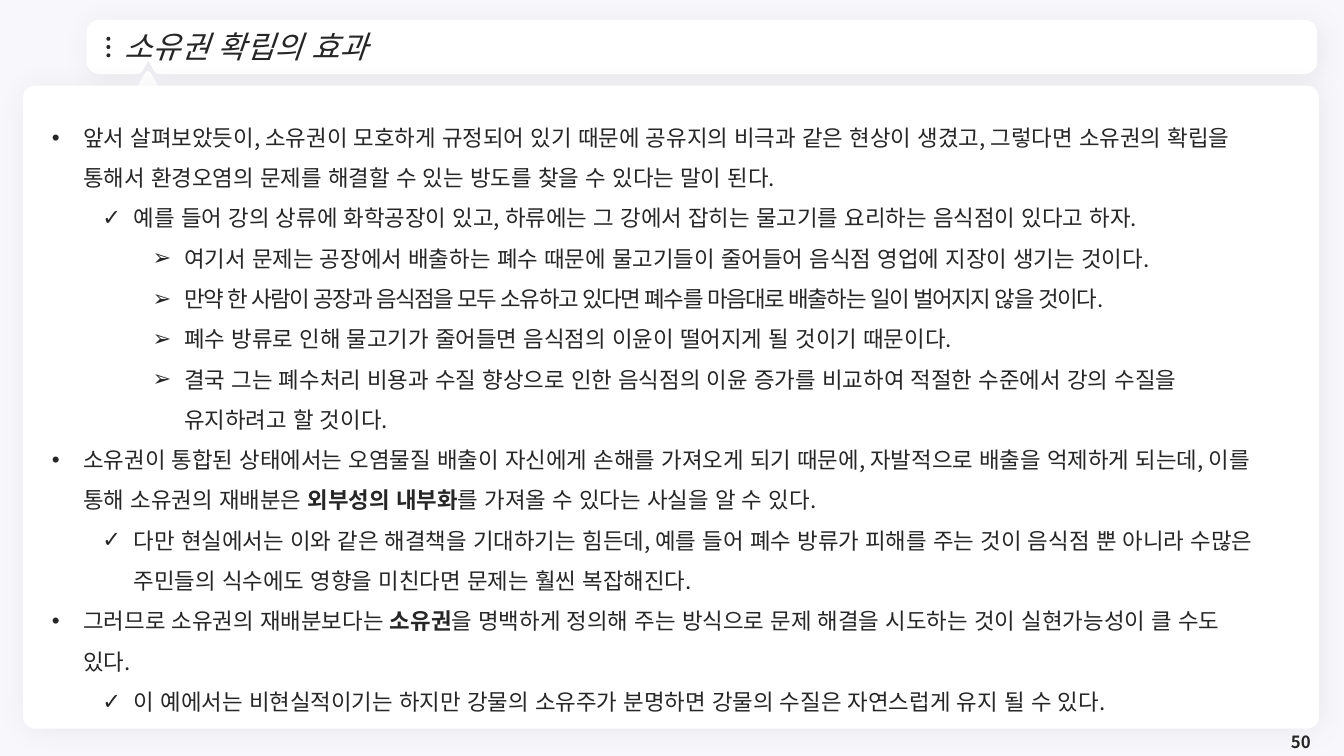
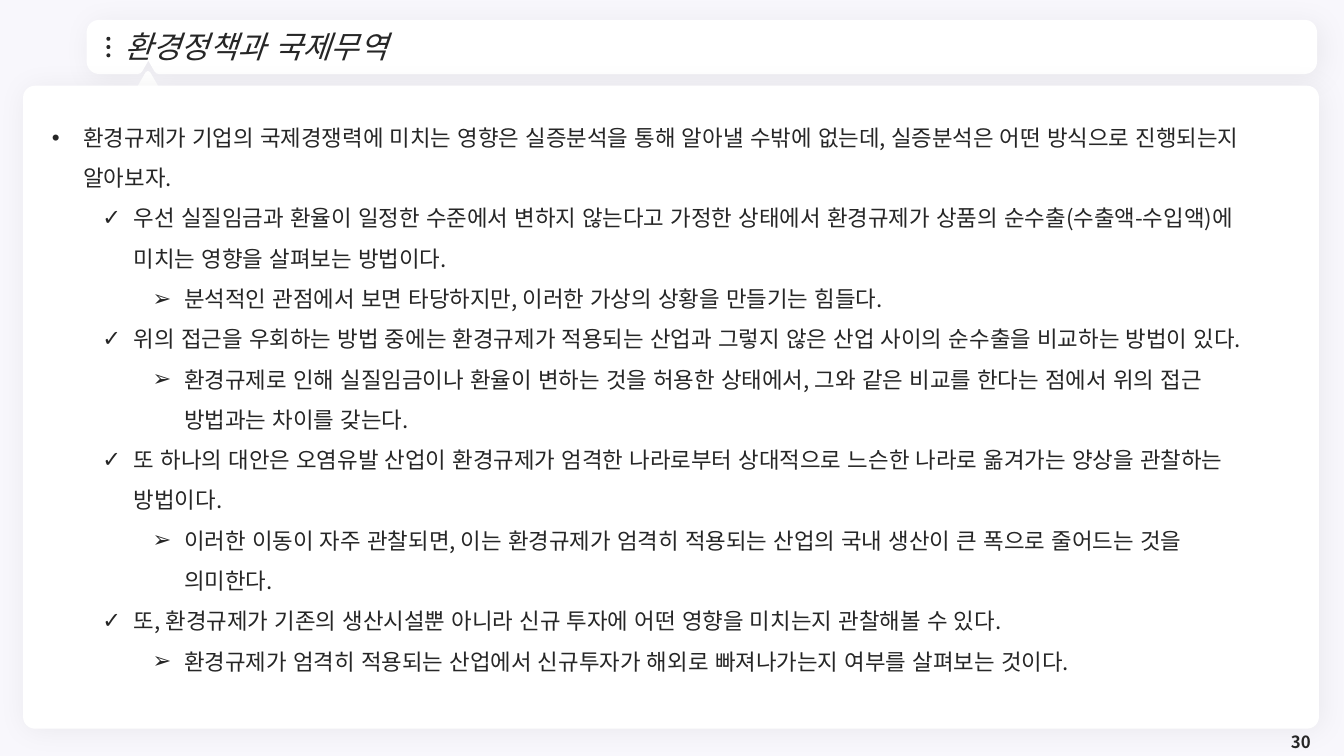
Before and after one commit to meandthey/Teaching, a slide deck: slide 30 of 재정학/01_Lectures/재정학_Chapter_7.pptx (slide 50 before the commit). Drawn at 1344x756 pixels with LibreOffice and Linux fonts; fonts in the diff are those of the drawing; background and template pictures are left out. Boxes give left, top, right and bottom in pixels: in the first picture for what was removed or moved away, otherwise in the second. Text is boxed around its words. In the diff, an @@ line names an element or a change of style, - is before the commit and + after.

```diff
--- a/재정학/01_Lectures/재정학_Chapter_7.pptx
+++ b/재정학/01_Lectures/재정학_Chapter_7.pptx
@@ title at <box>124,32,387,61</box>: text changed @@
-소유권 확립의 효과
+환경정책과 국제무역
@@ text at <box>83,127,1241,672</box>: text changed @@
-• 앞서 살펴보았듯이, 소유권이 모호하게 규정되어 있기 때문에 공유지의 비극과 같은 현상이 생겼고, 그렇다면 소유권의 확립을 통해서 환경오염의 문제를 해결할 수 있는 방도를 찾을 수 있다는 말이 된다.
-  ✓ 예를 들어 강의 상류에 화학공장이 있고, 하류에는 그 강에서 잡히는 물고기를 요리하는 음식점이 있다고 하자.
-    ➢ 여기서 문제는 공장에서 배출하는 폐수 때문에 물고기들이 줄어들어 음식점 영업에 지장이 생기는 것이다.
-    ➢ 만약 한 사람이 공장과 음식점을 모두 소유하고 있다면 폐수를 마음대로 배출하는 일이 벌어지지 않을 것이다.
-    ➢ 폐수 방류로 인해 물고기가 줄어들면 음식점의 이윤이 떨어지게 될 것이기 때문이다.
-    ➢ 결국 그는 폐수처리 비용과 수질 향상으로 인한 음식점의 이윤 증가를 비교하여 적절한 수준에서 강의 수질을 유지하려고 할 것이다.
-• 소유권이 통합된 상태에서는 오염물질 배출이 자신에게 손해를 가져오게 되기 때문에, 자발적으로 배출을 억제하게 되는데, 이를 통해 소유권의 재배분은 외부성의 내부화를 가져올 수 있다는 사실을 알 수 있다.
-  ✓ 다만 현실에서는 이와 같은 해결책을 기대하기는 힘든데, 예를 들어 폐수 방류가 피해를 주는 것이 음식점 뿐 아니라 수많은 주민들의 식수에도 영향을 미친다면 문제는 훨씬 복잡해진다.
-• 그러므로 소유권의 재배분보다는 소유권을 명백하게 정의해 주는 방식으로 문제 해결을 시도하는 것이 실현가능성이 클 수도 있다.
-  ✓ 이 예에서는 비현실적이기는 하지만 강물의 소유주가 분명하면 강물의 수질은 자연스럽게 유지 될 수 있다.
+• 환경규제가 기업의 국제경쟁력에 미치는 영향은 실증분석을 통해 알아낼 수밖에 없는데, 실증분석은 어떤 방식으로 진행되는지 알아보자.
+  ✓ 우선 실질임금과 환율이 일정한 수준에서 변하지 않는다고 가정한 상태에서 환경규제가 상품의 순수출(수출액-수입액)에 미치는 영향을 살펴보는 방법이다.
+    ➢ 분석적인 관점에서 보면 타당하지만, 이러한 가상의 상황을 만들기는 힘들다.
+  ✓ 위의 접근을 우회하는 방법 중에는 환경규제가 적용되는 산업과 그렇지 않은 산업 사이의 순수출을 비교하는 방법이 있다.
+    ➢ 환경규제로 인해 실질임금이나 환율이 변하는 것을 허용한 상태에서, 그와 같은 비교를 한다는 점에서 위의 접근 방법과는 차이를 갖는다.
+  ✓ 또 하나의 대안은 오염유발 산업이 환경규제가 엄격한 나라로부터 상대적으로 느슨한 나라로 옮겨가는 양상을 관찰하는 방법이다.
+    ➢ 이러한 이동이 자주 관찰되면, 이는 환경규제가 엄격히 적용되는 산업의 국내 생산이 큰 폭으로 줄어드는 것을 의미한다.
+  ✓ 또, 환경규제가 기존의 생산시설뿐 아니라 신규 투자에 어떤 영향을 미치는지 관찰해볼 수 있다.
+    ➢ 환경규제가 엄격히 적용되는 산업에서 신규투자가 해외로 빠져나가는지 여부를 살펴보는 것이다.
@@ page number at <box>1291,735,1311,748</box>: text changed @@
-50
+30
```
Also in this commit, not shown: 8 other slides changed, 4 slides added, 16 slides removed, 11 other files.
